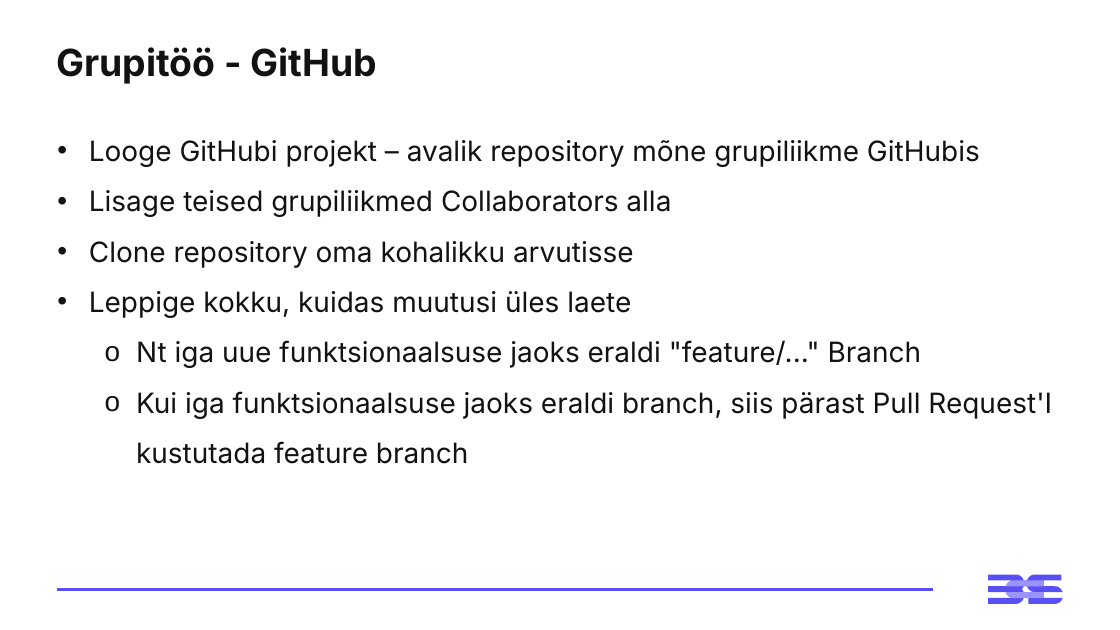
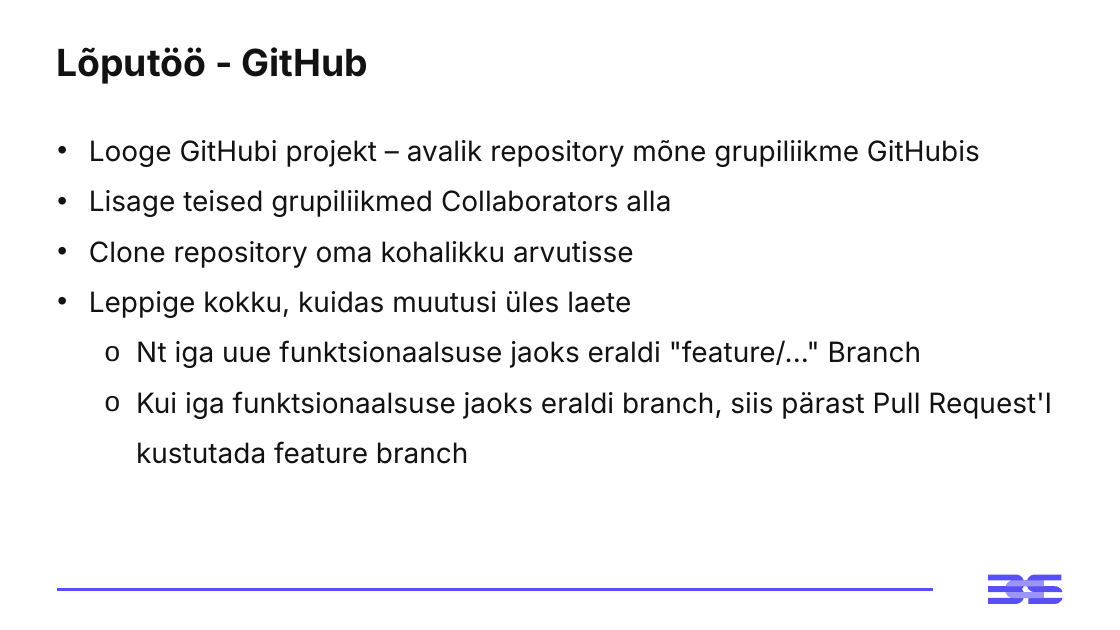
Before and after one commit to virverani/andmetarkus_2026_kevad, a slide deck: slide 27 of Day14/14-paev-andmetarkus-esitlus.pptx (slide 25 before the commit). Drawn at 1120x630 pixels with LibreOffice and Linux fonts; fonts in the diff are those of the drawing. Boxes give left, top, right and bottom in pixels: in the first picture for what was removed or moved away, otherwise in the second. Text is boxed around its words. In the diff, an @@ line names an element or a change of style, - is before the commit and + after.

```diff
--- a/Day14/14-paev-andmetarkus-esitlus.pptx
+++ b/Day14/14-paev-andmetarkus-esitlus.pptx
@@ title at (56,47,368,84): text changed @@
-Grupitöö - GitHub
+Lõputöö - GitHub
```
Also in this commit, not shown: 4 other slides changed, 2 slides added.
